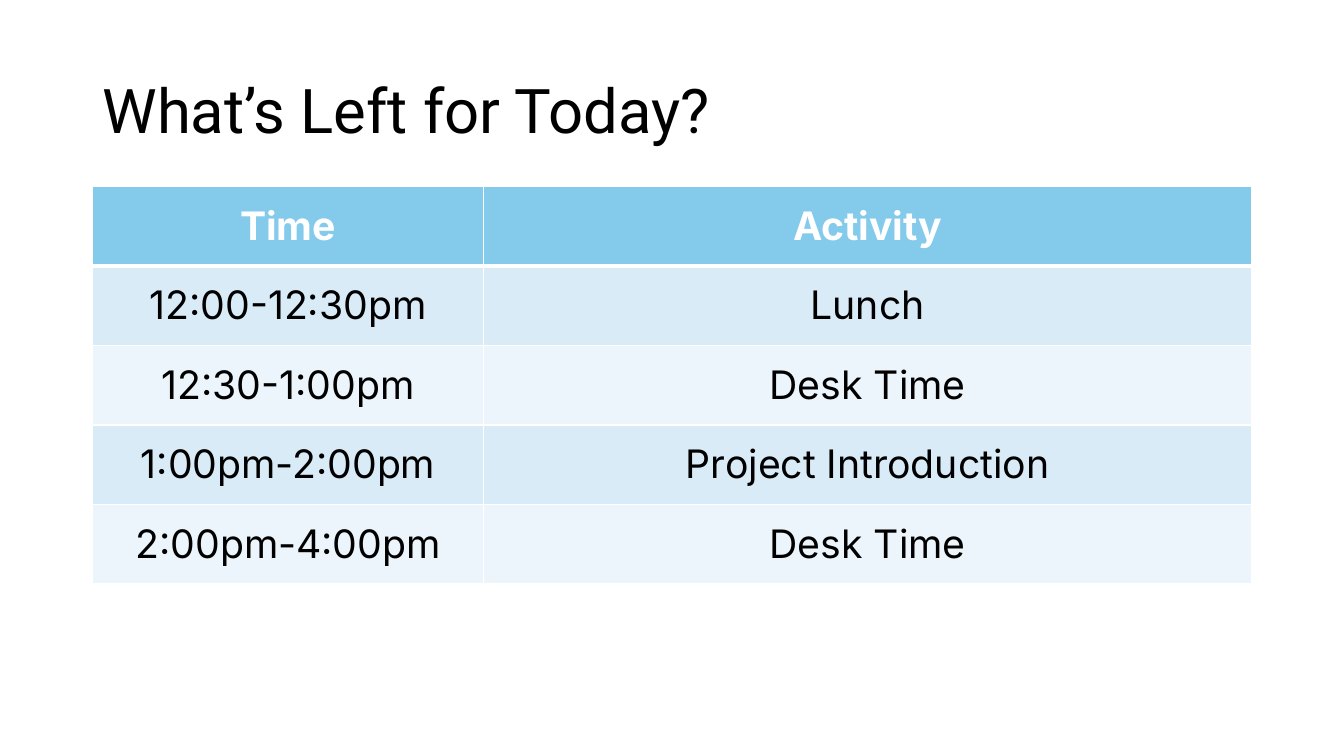
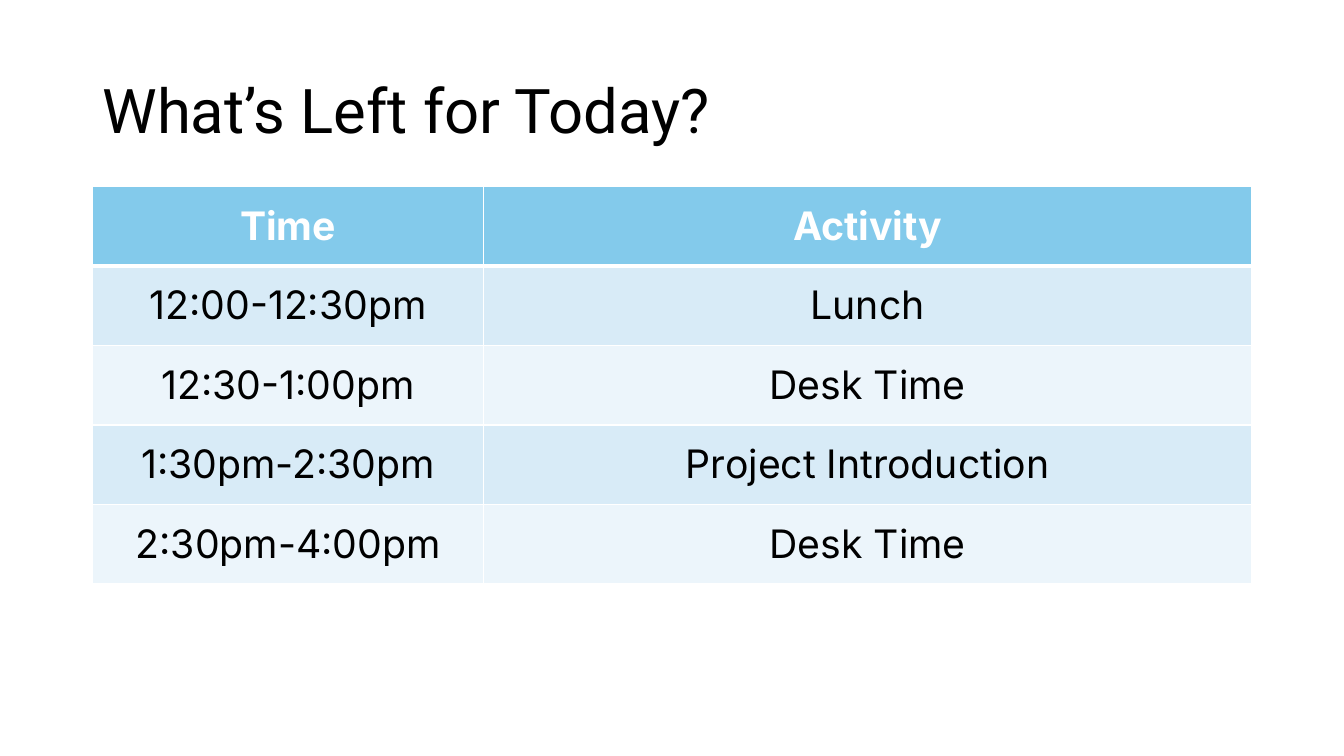
Before and after one commit to hylandtechoutreach/hs-internship, a slide deck: slide 7 of MeetTeam.pptx. Drawn at 1344x756 pixels with LibreOffice and Linux fonts; fonts in the diff are those of the drawing. Boxes give left, top, right and bottom in pixels: in the first picture for what was removed or moved away, otherwise in the second. Text is boxed around its words. In the diff, an @@ line names an element or a change of style, - is before the commit and + after.

```diff
--- a/MeetTeam.pptx
+++ b/MeetTeam.pptx
@@ table at [93, 187, 1252, 585] @@
-row 4, column 1: 1:00pm-2:00pm
+row 4, column 1: 1:30pm-2:30pm
-row 5, column 1: 2:00pm-4:00pm
+row 5, column 1: 2:30pm-4:00pm
```
Also in this commit, not shown: 4 other files.
